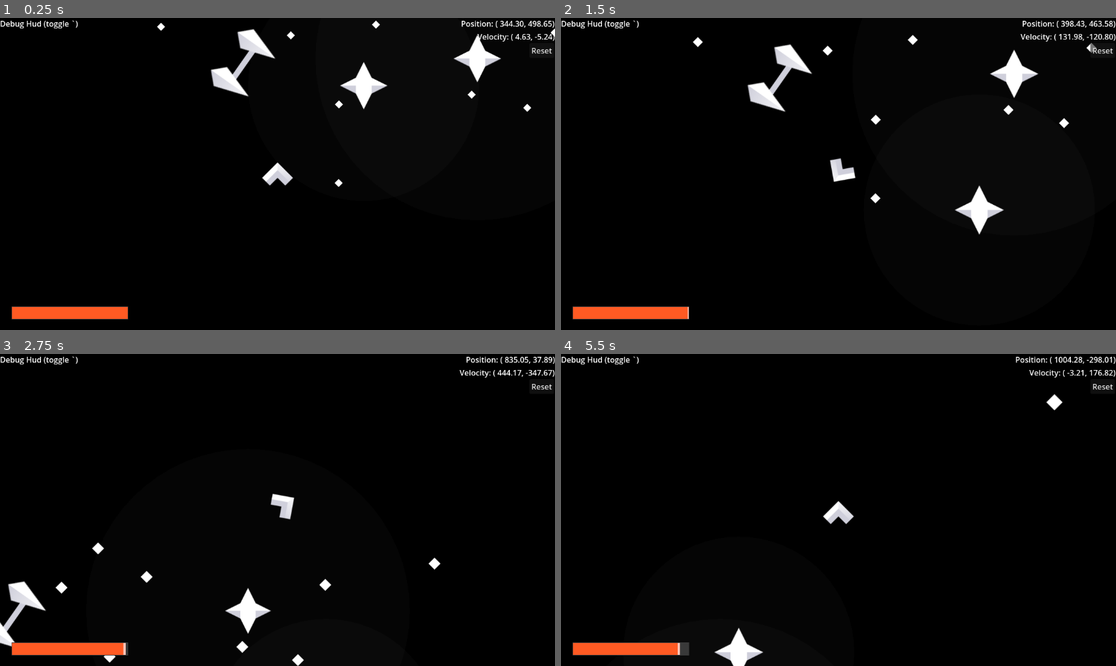
Above: before the commit, frames 1-4 (two rows, left to right).
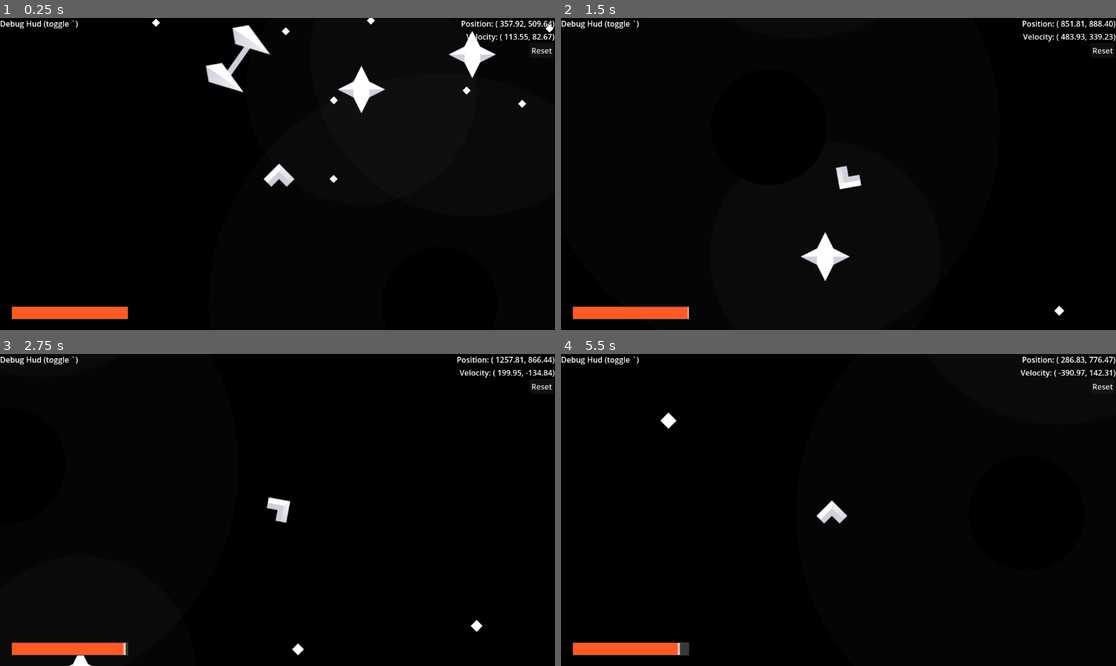
Above: after the commit, the same moments.

Repository: SpaceDemonMars/Spaceship-Slinger
Game: Godot game, scene res://Scenes/dev_testing.tscn
Two runs of this game, one before a commit and one after it. Both use one fixed random seed, a clock stepped at 60 frames per second and the inputs below.
Inputs:
- Up to frame 1 (0.25 s): no input
- Up to frame 2 (1.5 s): hold Right (Right) 0.53-1.28 s; hold Down (ThrustBackwards) from 1.28 s (still down)
- Up to frame 3 (2.75 s): release Down (ThrustBackwards) at 2.03 s; hold Right (Right) from 2.03 s (still down)
- Up to frame 4 (5.5 s): release Right (Right) at 2.78 s; hold Down (ThrustBackwards) 2.78-3.53 s; hold Left (Left) 3.53-5.03 s; hold Down (ThrustBackwards) from 5.03 s (still down)

The runs differ from the first frame. In frame 1, 2.1% of the frame differs, in the area x 27-100%, y 0-55%; in frame 2, 3.2%, in the area x 23-100%, y 0-96%; in frame 3, 2.1%; in frame 4, 1.3%.

Commit message:
Blackhole Visuals

Diff:
--- /dev/null
+++ b/starship-slinger/Objects/obj_blackhole.tscn
@@ -0,0 +1,47 @@
+[gd_scene load_steps=5 format=3 uid="uid://cv7stsr85j7rf"]
+
+[ext_resource type="Script" uid="uid://cuwk5d1rd44n6" path="res://Scripts/blackhole_logic.gd" id="1_yta1c"]
+
+[sub_resource type="CircleShape2D" id="CircleShape2D_bweka"]
+radius = 44.553337
+
+[sub_resource type="ParticleProcessMaterial" id="ParticleProcessMaterial_yta1c"]
+particle_flag_rotate_y = true
+particle_flag_disable_z = true
+emission_shape = 6
+emission_ring_axis = Vector3(0, 0, 1)
+emission_ring_height = 0.0
+emission_ring_radius = 100.0
+emission_ring_inner_radius = 48.0
+emission_ring_cone_angle = 90.0
+angle_min = -80.69999
+angle_max = 1.0728835e-05
+orbit_velocity_min = 0.22400011
+orbit_velocity_max = 0.48600012
+gravity = Vector3(0, -10, 0)
+sub_emitter_mode = 4
+sub_emitter_amount_at_start = 1
+
+[sub_resource type="CircleShape2D" id="CircleShape2D_y3xbk"]
+radius = 93.64828
+
+[node name="ObjBlackhole" type="Area2D"]
+script = ExtResource("1_yta1c")
+
+[node name="CollisionShape2D" type="CollisionShape2D" parent="."]
+visible = false
+shape = SubResource("CircleShape2D_bweka")
+
+[node name="GravityArea" type="Area2D" parent="."]
+
+[node name="GPUParticles2D" type="GPUParticles2D" parent="GravityArea"]
+amount = 50
+trail_enabled = true
+trail_lifetime = 0.5
+trail_sections = 16
+trail_section_subdivisions = 8
+process_material = SubResource("ParticleProcessMaterial_yta1c")
+
+[node name="GravityCollision" type="CollisionShape2D" parent="GravityArea"]
+visible = false
+shape = SubResource("CircleShape2D_y3xbk")
--- a/starship-slinger/Scenes/dev_testing.tscn
+++ b/starship-slinger/Scenes/dev_testing.tscn
@@ -6,6 +6,7 @@
 [ext_resource type="PackedScene" uid="uid://ck5m2gr4453nq" path="res://Scenes/gameplay_hud.tscn" id="4_travu"]
 [ext_resource type="PackedScene" uid="uid://b00i4vxcyrf80" path="res://Objects/obj_backgroundManager.tscn" id="5_travu"]
 [ext_resource type="PackedScene" uid="uid://cms2tpxiskl64" path="res://Objects/obj_Booster.tscn" id="6_d7lav"]
+[ext_resource type="PackedScene" uid="uid://cv7stsr85j7rf" path="res://Objects/obj_blackhole.tscn" id="7_agppa"]
 
 [node name="DevTesting" type="Node2D"]
 
@@ -35,3 +36,8 @@
 [node name="ObjBooster" parent="." instance=ExtResource("6_d7lav")]
 position = Vector2(273, 271)
 rotation = -4.099778
+
+[node name="ObjBlackhole" parent="." instance=ExtResource("7_agppa")]
+position = Vector2(691, 779)
+gravityStr = 10.0
+wellSize = 5.0
--- /dev/null
+++ b/starship-slinger/Scripts/blackhole_logic.gd
@@ -0,0 +1,13 @@
+extends Area2D
+
+@export var gravityStr: float = 1
+@export var wellSize : float = 1
+
+var col = Color(Color.WHITE, .02)
+
+func _ready() -> void:
+	$GravityArea.scale = Vector2(wellSize,wellSize)
+
+func _draw() -> void:
+	draw_circle(Vector2.ZERO, 96 * wellSize, col)
+	draw_circle(Vector2.ZERO, 48 * (.5 * wellSize), Color.BLACK)
--- a/starship-slinger/Scripts/gravity_visual.gd
+++ b/starship-slinger/Scripts/gravity_visual.gd
@@ -1,11 +1,6 @@
 extends Area2D
 
-var obj
-var col
-
-func _ready() -> void:
-	obj = get_parent()
-	col = Color(Color.WHITE, .02)
+var col = Color(Color.WHITE, .02)
 
 func _draw() -> void:
 	draw_circle(Vector2.ZERO, 48, col)
Not shown: 1 places in starship-slinger/Scenes/dev_testing.tscn that only renumber resources
Not shown, added: starship-slinger/Scripts/blackhole_logic.gd.uid
